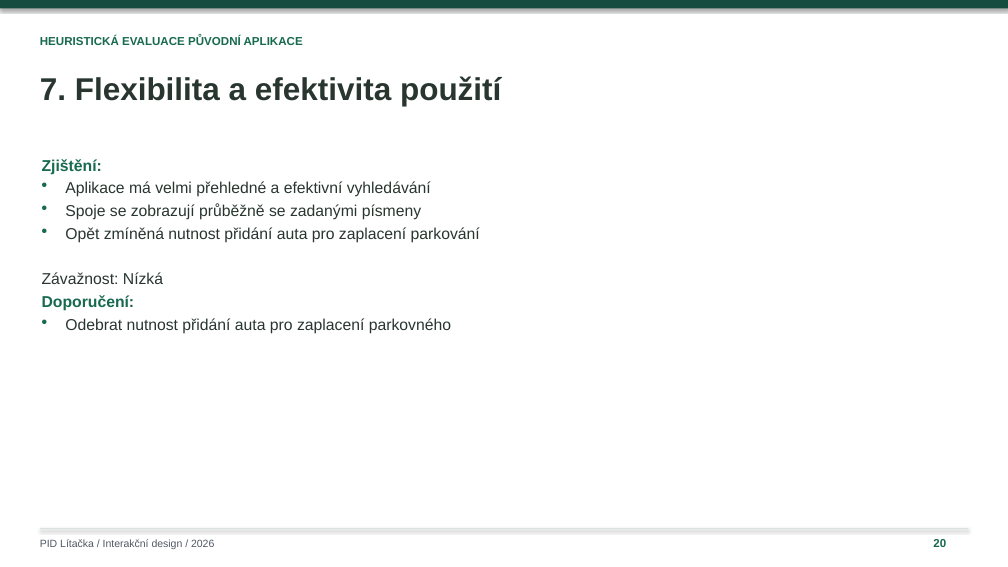
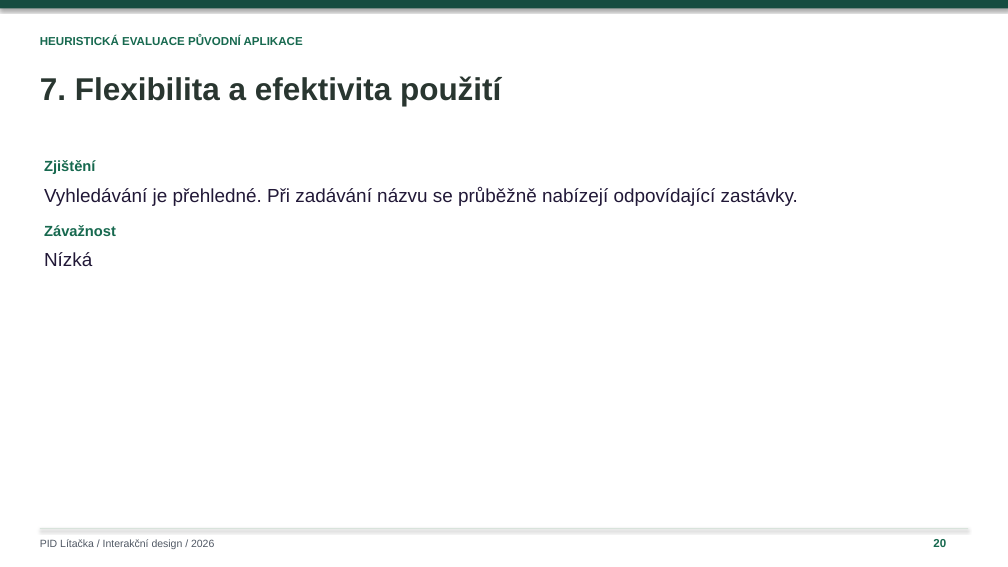
Before and after one commit to ShachPlay/ID_2026, a slide deck: slide 20 of PID-Litacka-Plichta-upravena.pptx. Drawn at 1008x567 pixels with LibreOffice and Linux fonts; fonts in the diff are those of the drawing. Boxes give left, top, right and bottom in pixels: in the first picture for what was removed or moved away, otherwise in the second. Text is boxed around its words. In the diff, an @@ line names an element or a change of style, - is before the commit and + after.

```diff
--- a/PID-Litacka-Plichta-upravena.pptx
+++ b/PID-Litacka-Plichta-upravena.pptx
@@ text at <box>44,160,95,174</box>: text changed; size 15 to 14 pt @@
-Zjištění:
+Zjištění
@@ text removed at <box>42,198,1006,222</box> @@
-•
@@ text at <box>44,187,798,206</box>: text changed; size 15 to 18 pt; text colour #17694F to #211837; bold off @@
-•
+Vyhledávání je přehledné. Při zadávání názvu se průběžně nabízejí odpovídající zastávky.
@@ text removed at <box>65,203,421,220</box> @@
-Spoje se zobrazují průběžně se zadanými písmeny
@@ text removed at <box>42,221,1006,244</box> @@
-•
@@ text at <box>44,225,116,236</box>: text changed; size 15 to 14 pt; text colour #293630 to #17694F; bold on @@
-Aplikace má velmi přehledné a efektivní vyhledávání
+Závažnost
@@ text removed at <box>65,227,480,243</box> @@
-Opět zmíněná nutnost přidání auta pro zaplacení parkování
@@ text at <box>44,252,92,266</box>: text changed; size 15 to 18 pt; text colour #293630 to #211837 @@
-Závažnost: Nízká
+Nízká
@@ text removed at <box>42,295,135,311</box> @@
-Doporučení:
@@ text removed at <box>42,312,1006,335</box> @@
-•
@@ text removed at <box>65,318,451,334</box> @@
-Odebrat nutnost přidání auta pro zaplacení parkovného
```
Also in this commit, not shown: 7 other slides changed, 1 slide added, 1 slide removed.
